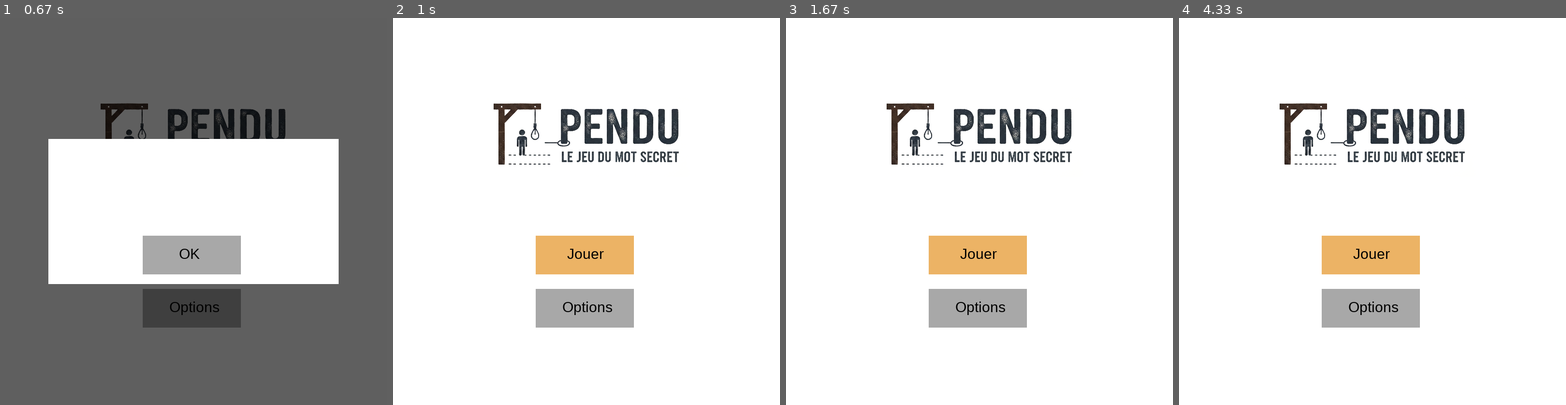
Above: before the commit, frames 1-4 (left to right).
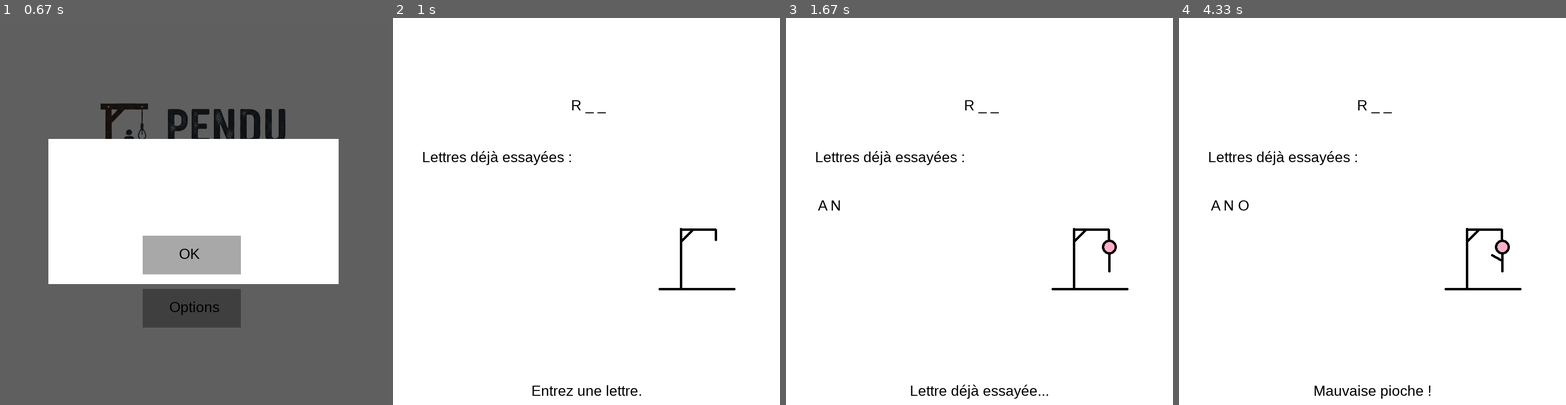
Above: after the commit, the same moments.

Repository: nicolas-riera/pendu
Game: pygame game, started from main.py
The game is run twice, just before and just after one commit, with the same random seed, the same clock (stepped at 60 frames per second) and the same inputs.
Inputs (mouse positions are in pixels of both pictures, inside the frame that each line leads up to):
- Up to frame 1 (0.67 s): press the mouse at (193, 254) at 0.37 s; move the mouse to (185, 180) at 0.47 s; release the mouse at (178, 107) at 0.6 s
- Up to frame 2 (1 s): press the mouse at (586, 254) at 0.7 s; move the mouse to (516, 288) at 0.8 s; release the mouse at (451, 323) at 0.93 s
- Up to frame 3 (1.67 s): type "ann" at 1 s; tap Enter at 1.33 s
- Up to frame 4 (4.33 s): type "a" at 3.2 s; tap Enter at 3.33, 3.88 s; type "r" at 3.75 s; type "o" at 4.3 s

Frame 1 is identical in both runs. In frame 2, 8.7% of the frame differs, in the area x 7-89%, y 21-98%; in frame 3, 9.0%; in frame 4, 9.0%, in the area x 7-89%, y 21-99%.

Commit message:
add: Added functionning username input when starting game

Diff:
--- a/assets/gamedata/words.txt
+++ b/assets/gamedata/words.txt
@@ -101,3 +101,103 @@
 escalier
 
 --user--
+montagne
+horloge
+parapluie
+étoile
+labyrinthe
+chocolat
+océan
+dragon
+téléphone
+jardin
+mystère
+satellite
+boussole
+tempête
+papillon
+trompette
+arc-en-ciel
+mirage
+coccinelle
+fenêtre
+ordinateur
+camionnette
+bibliothèque
+fleuriste
+skate-park
+machine-à-coudre
+parapente
+horlogerie
+échiquier
+montgolfière
+cerf-volant
+télécommande
+route-express
+girouette
+médaille
+étoile-filante
+poisson-rouge
+planète
+trampoline
+porte-manteau
+chandelier
+bouleversement
+machine-volante
+parapluie-fleuri
+biscuiterie
+soleil-couchant
+chandail
+fusée
+lavande
+auto-stop
+maison
+école
+chaise
+table
+voiture
+vélo
+livre
+stylo
+porte
+chat
+chien
+fruit
+pomme
+banane
+orange
+sac
+manteau
+chaussures
+pantalon
+chemise
+robe
+clé
+lampe
+bain
+douche
+lit
+oreiller
+couverture
+miroir
+assiette
+fourchette
+couteau
+cuillère
+tasse
+verre
+gâteau
+confiture
+pain
+beurre
+lait
+œuf
+salade
+soupe
+riz
+pâtes
+jus
+ballon
+câlin
+doudou
+escalier
--- a/src/menu.py
+++ b/src/menu.py
@@ -67,6 +67,8 @@
 
             usr_input = keyboard_input(events)
 
+            print(usr_word)
+
             if usr_input == "backspace":
                 usr_word = usr_word[:-1]
             elif usr_input == "enter":
@@ -76,6 +78,11 @@
                 usr_word += usr_input
 
             notice_username_input_popup = username_input_popup(screen, clock, my_fonts, mouseclicked, usr_word)
+
+            if not notice_username_input_popup:
+                change_username(usr_input)
+                game(screen, clock, my_fonts)
+
 
         elif play_button.collidepoint(pygame.mouse.get_pos()) or option_button.collidepoint(pygame.mouse.get_pos()):
             if mouseclicked:
